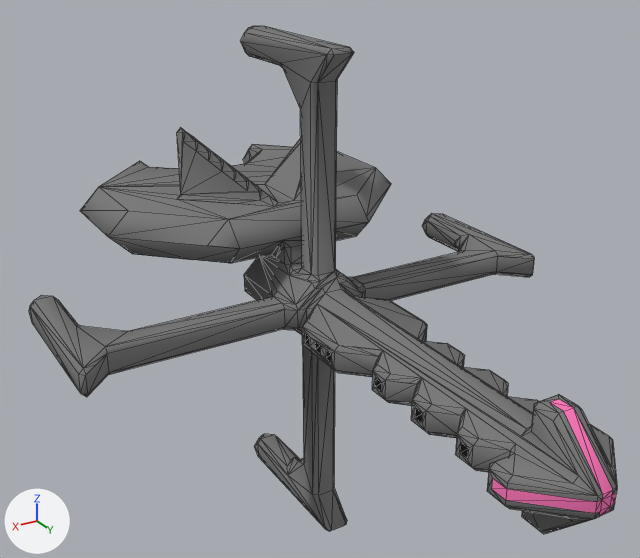
One commit to the OBJ model src/jsMain/resources/meshes/felinae-4-leopard-class.obj: the scene before it, then after it.
One viewpoint serves both versions: a camera (50 mm lens) standing at (44.9, 71.6, 67.7) and looking at (0.7, -2.1, 30.8). Every picture has the same lights, and +X, +Y and +Z are marked at lower left. Mesh edges are drawn as thin lines. Where no turn or scale is listed for an object, it has been applied to the vertices.

Names of what the first picture shows: 'felinae-4-leopard-class'.
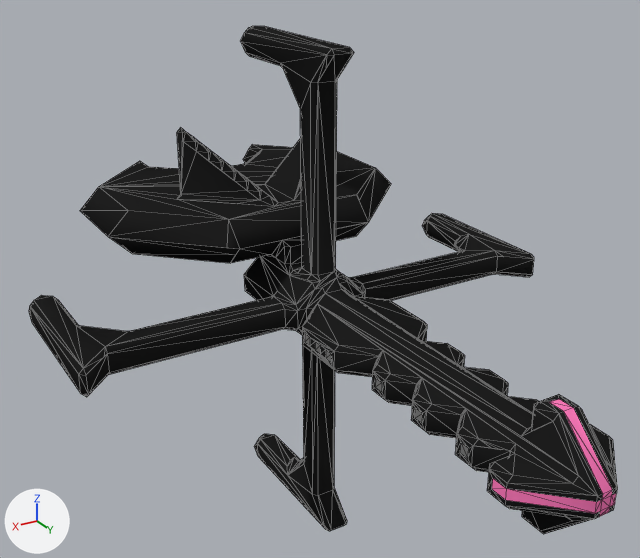
The newer file is also turned or shifted as a whole; pictures and numbers use the older file's frame.

Pixel boxes [x1, y1, x2, y2] of what changed, in the pictures (640 x 558 px; the box of a moved part takes in the faces that stretch with it):
part 1 of me_felinae_4_leopard_class, moved or reshaped: [79, 53, 617, 534] in both
part 2 of me_felinae_4_leopard_class, surface changed (grey to black): [29, 26, 617, 531] in both

Diff of the bpy script that builds the scene:
```diff
--- a/src/jsMain/resources/meshes/felinae-4-leopard-class.obj.py
+++ b/src/jsMain/resources/meshes/felinae-4-leopard-class.obj.py
@@ me_felinae_4_leopard_class @@
 # used by ob_felinae_4_leopard_class; location = (0.0, 0.0, 0.0)
-me_felinae_4_leopard_class.from_pydata(...)  # 839 vertices, 1551 faces; spans x -27.5..27.5, y -37.0..37.0, z -0.1..54.9
+me_felinae_4_leopard_class.from_pydata(...)  # 841 vertices, 1552 faces; spans x -27.5..27.5, y -37.0..37.0, z -0.1..54.9
+# me_felinae_4_leopard_class part 1
+# 16 vertices are removed from x -25.5..25.5, y -13.5..35.0, z 24.4..34.9
+# 226 faces are deleted
+# 2 vertices move from x 10.5..11.0, y -11.5..-8.5, z 31.9..34.4 to x 8.0..9.0, y -7.0, z 33.4..34.4
+# 18 vertices are added at x -24.5..25.0, y -14.5..33.5, z 4.4..41.4
+# 227 new faces join them
+# me_felinae_4_leopard_class part 2: 1270 kept faces spanning x -27.5..27.5, y -37.0..37.0, z -0.1..54.9 get new texture (UV) coordinates
 me_felinae_4_leopard_class.materials.append(mat_felinae_4_leopard_class)
```
